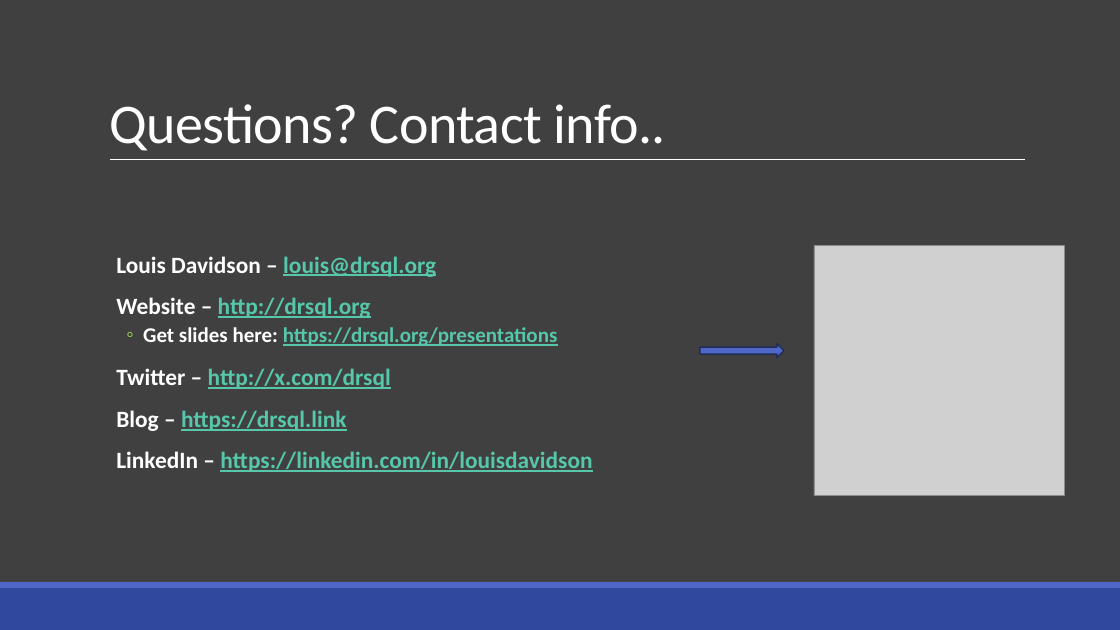
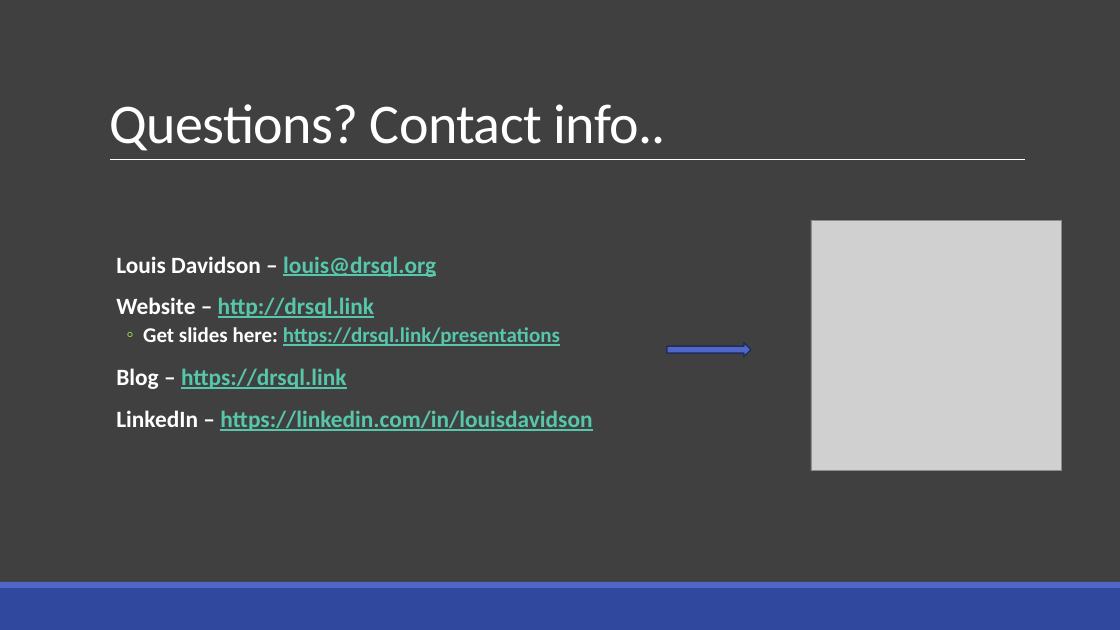
Before and after one commit to drsqlgithub/Presentation-Downloads, a slide deck: slide 27 of BI Versus Relational Design/Bi Versus Relational.pptx (slide 23 before the commit). Drawn at 1120x630 pixels with LibreOffice and Linux fonts; fonts in the diff are those of the drawing; grey boxes stand for pictures. Boxes give left, top, right and bottom in pixels: in the first picture for what was removed or moved away, otherwise in the second. Text is boxed around its words. In the diff, an @@ line names an element or a change of style, - is before the commit and + after.

```diff
--- a/BI Versus Relational Design/Bi Versus Relational.pptx
+++ b/BI Versus Relational Design/Bi Versus Relational.pptx
@@ picture: place and size @@
-picture at (814,245,1065,496)
+picture at (811,220,1061,471)
@@ text at (116,297,560,346): text changed; size 20 to 18 pt @@
-  Website – http://drsql.org
-  ◦ Get slides here: https://drsql.org/presentations
-  Twitter – http://x.com/drsql
+  Website – http://drsql.link
+  ◦ Get slides here: https://drsql.link/presentations
@@ right arrow: place and size @@
-right arrow at (700,344,784,358)
+right arrow at (667,343,751,357)
```
Also in this commit, not shown: 2 other slides changed, 4 slides added, 2 other files.
